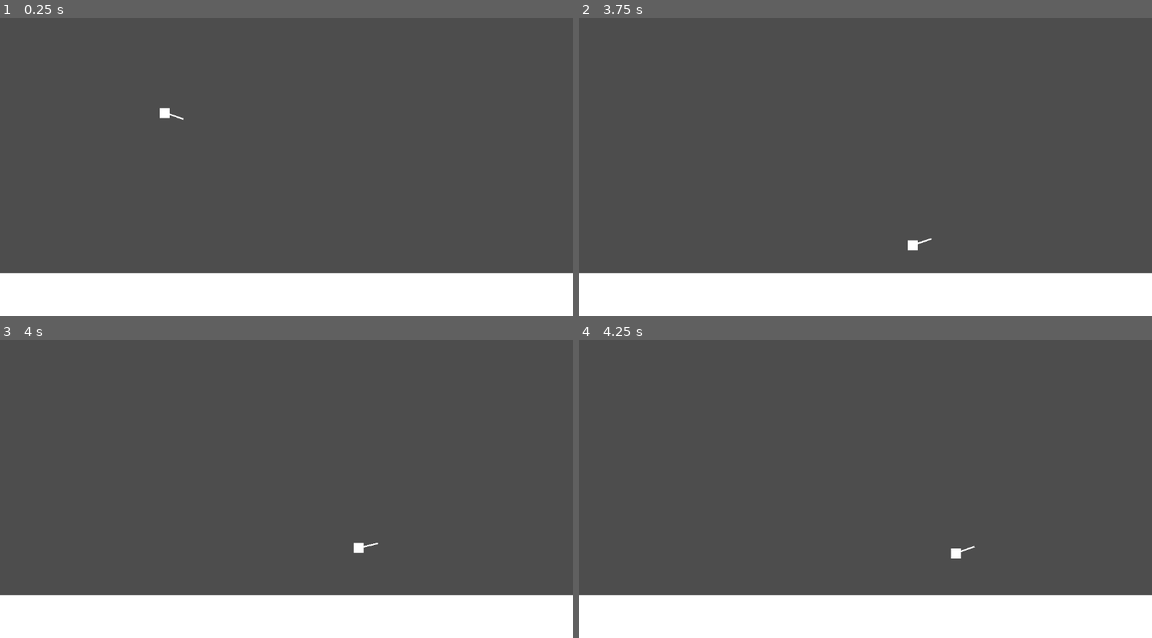
Above: before the commit, frames 1-4 (two rows, left to right).
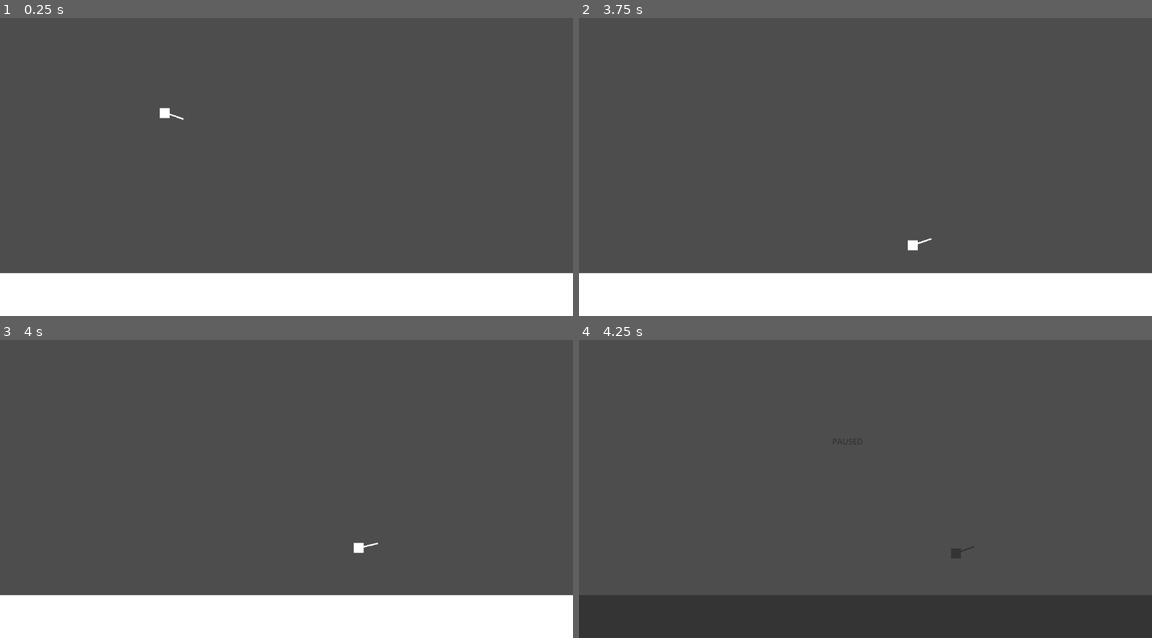
Above: after the commit, the same moments.

Repository: Audxius/Blaze-runner
Game: Godot game, scene res://Scenes/Level1.tscn
Two runs of this game, one before a commit and one after it. Both use one fixed random seed, a clock stepped at 60 frames per second and the inputs below.
Inputs (mouse positions are in pixels of both pictures, inside the frame that each line leads up to):
- Up to frame 1 (0.25 s): no input
- Up to frame 2 (3.75 s): tap Enter (enter) at 0.5, 0.6, 2.1, 3.6 s; move the mouse to (991, 140) at 0.52 s; hold D 0.53-2.03 s; tap Space at 1.25 s; move the mouse to (750, 169) at 1.27 s; click (750, 169) at 1.35 s; move the mouse to (922, 83) at 2.02 s; hold A 2.03-2.78 s; move the mouse to (836, 220) at 2.77 s; hold D from 2.78 s (still down); click (836, 220) at 2.85 s; move the mouse to (1037, 202) at 3.52 s
- Up to frame 3 (4 s): keep holding D
- Up to frame 4 (4.25 s): keep holding D; tap P (pause) at 4.15 s

Frames 1-3 are identical in both runs. In frame 4, 15% of the frame differs, in the area x 0-100%, y 33-100%.

Commit message:
Pause temporary visuals

Diff:
--- a/Pause.gd
+++ b/Pause.gd
@@ -1,15 +1,22 @@
 extends Node
 
 var button_pressed = false
+var pause_ui = preload("res://Scenes/pause_ui.tscn")
+var ui = pause_ui.instantiate()
 
 func _ready():
 	process_mode = Node.PROCESS_MODE_ALWAYS
+	ui.hide()
+	get_tree().root.add_child.call_deferred(ui);
 
 func _process(delta):
 	if Input.is_action_just_pressed("pause"):
 		if not button_pressed:
-			get_tree().paused = true
-			button_pressed = true
+			if not get_tree().root.has_node("Title screen") and not get_tree().root.has_node("LevelSelectScene"):
+				ui.show()
+				get_tree().paused = true
+				button_pressed = true
 		else:
+			ui.hide()
 			get_tree().paused = false
 			button_pressed = false
--- /dev/null
+++ b/Scenes/pause_ui.tscn
@@ -0,0 +1,20 @@
+[gd_scene format=3 uid="uid://cw1xl73mc64dq"]
+
+[node name="PauseUi" type="Control"]
+layout_mode = 3
+anchors_preset = 15
+anchor_right = 1.0
+anchor_bottom = 1.0
+grow_horizontal = 2
+grow_vertical = 2
+
+[node name="CanvasModulate" type="CanvasModulate" parent="."]
+color = Color(0.203922, 0.203922, 0.203922, 1)
+
+[node name="Label" type="Label" parent="."]
+layout_mode = 0
+offset_left = 509.0
+offset_top = 241.0
+offset_right = 696.0
+offset_bottom = 308.0
+text = "PAUSED"
--- a/Title screen.tscn
+++ b/Title screen.tscn
@@ -2,7 +2,6 @@
 
 [ext_resource type="Script" path="res://Title screen.gd" id="1_2ca58"]
 [ext_resource type="Texture2D" uid="uid://bh36jgf4mg688" path="res://Scenes/Title screen/background.png" id="1_nyfiq"]
-[ext_resource type="PackedScene" uid="uid://dpo75klo2nn18" path="res://Scenes/LevelSelectScreen/LevelSelectScene.tscn" id="2_jdlgq"]
 [ext_resource type="Texture2D" uid="uid://phxyo88iwt2d" path="res://Scenes/Title screen/title.png" id="2_mnoa6"]
 [ext_resource type="PackedScene" uid="uid://dpo75klo2nn18" path="res://Scenes/LevelSelectScreen/LevelSelectScene.tscn" id="2_u3mws"]
 [ext_resource type="Texture2D" uid="uid://n318ggsh2vn4" path="res://Scenes/Title screen/guy.png" id="3_myigp"]
